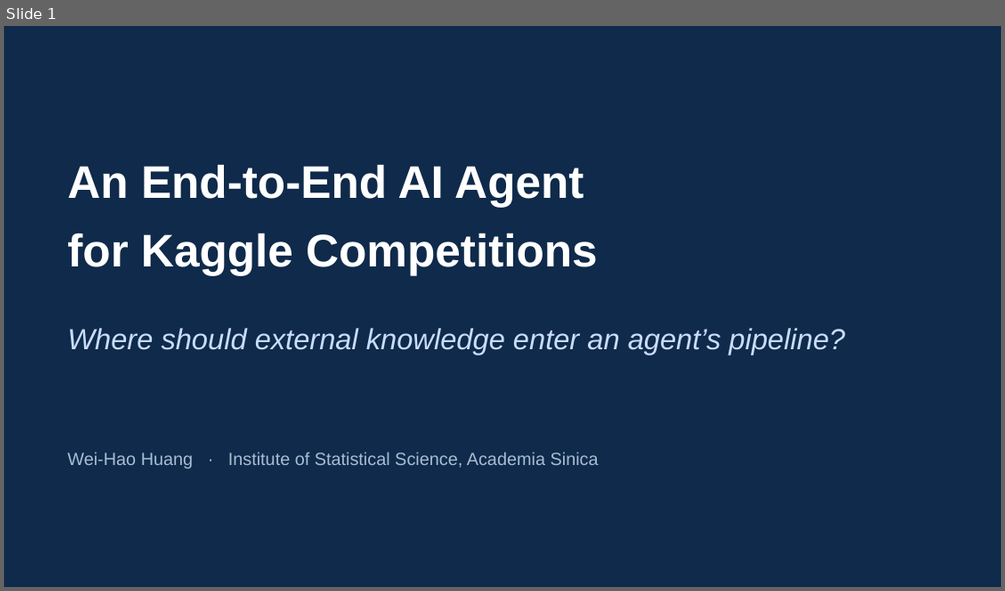
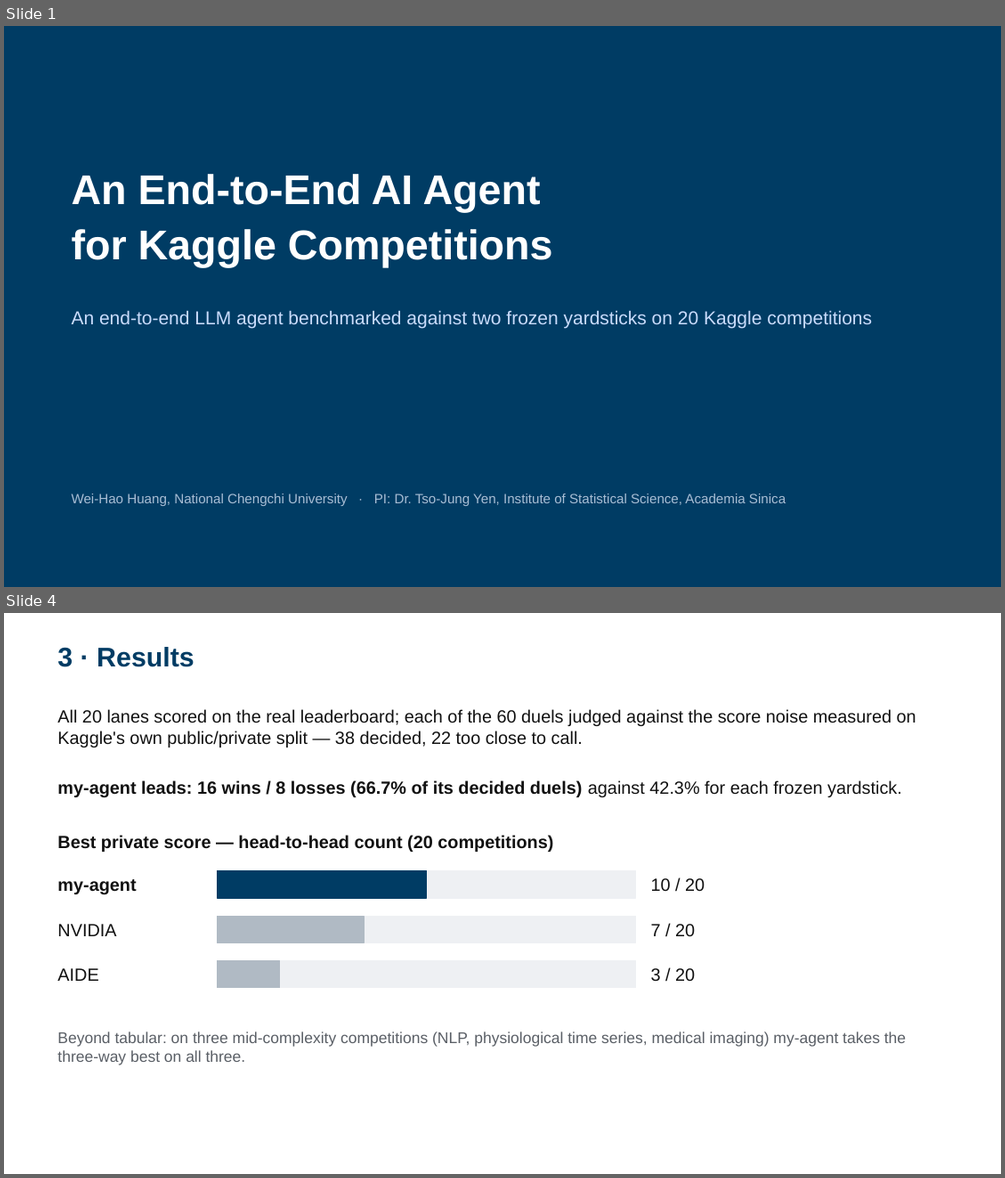
Before and after one commit to 930731haohao-afk/kaggle-agent, a slide deck: docs/presentation/slides_4min.pptx. Shown one above the other, each under a label of ours: slide 1 before the commit, slides 1 and 4 after it; the slides between them are not shown. The pictures are 1005x591 and 1005x1178 pixels, drawn with LibreOffice and Linux fonts; fonts in the diff are those of the drawing. Boxes give left, top, right and bottom in pixels: in the first picture for what was removed or moved away, otherwise in the second. Text is boxed around its words. In the diff, an @@ line names an element or a change of style, - is before the commit and + after.

```diff
--- a/docs/presentation/slides_4min.pptx
+++ b/docs/presentation/slides_4min.pptx
@@ slide 4 added at bbox=[4, 613, 1001, 1174], background #FFFFFF @@
@@ text added at bbox=[57, 647, 194, 667], 26 pt, text #003C64, bold @@
+3 · Results
@@ text added at bbox=[57, 709, 916, 747], 17 pt, text #111111 @@
+All 20 lanes scored on the real leaderboard; each of the 60 duels judged against the score noise measured on Kaggle's own public/private split — 38 decided, 22 too close to call.
@@ text added at bbox=[57, 780, 902, 797], 17 pt, text #111111, bold @@
+my-agent leads: 16 wins / 8 losses (66.7% of its decided duels) against 42.3% for each frozen yardstick.
@@ text added at bbox=[57, 835, 553, 852], 17 pt, text #111111, bold @@
+Best private score — head-to-head count (20 competitions)
@@ text added at bbox=[57, 879, 136, 895], 17 pt, text #111111, bold @@
+my-agent
@@ rectangle added at bbox=[217, 871, 636, 898], fill #EEF0F3, outline #EEF0F3 1 pt @@
@@ rectangle added at bbox=[217, 871, 427, 898], fill #003C64, outline #003C64 1 pt @@
@@ text added at bbox=[651, 878, 704, 892], 17 pt, text #111111 @@
+10 / 20
@@ text added at bbox=[57, 924, 116, 936], 17 pt, text #111111 @@
+NVIDIA
@@ rectangle added at bbox=[217, 916, 636, 943], fill #EEF0F3, outline #EEF0F3 1 pt @@
@@ rectangle added at bbox=[217, 916, 364, 943], fill #B0BAC4, outline #B0BAC4 1 pt @@
@@ text added at bbox=[651, 924, 695, 937], 17 pt, text #111111 @@
+7 / 20
@@ text added at bbox=[57, 968, 98, 981], 17 pt, text #111111 @@
+AIDE
@@ rectangle added at bbox=[217, 961, 636, 988], fill #EEF0F3, outline #EEF0F3 1 pt @@
@@ rectangle added at bbox=[217, 961, 280, 988], fill #B0BAC4, outline #B0BAC4 1 pt @@
@@ text added at bbox=[651, 968, 695, 981], 17 pt, text #111111 @@
+3 / 20
@@ text added at bbox=[57, 1031, 906, 1065], 15 pt, text #5A5F66 @@
+Beyond tabular: on three mid-complexity competitions (NLP, physiological time series, medical imaging) my-agent takes the three-way best on all three.
@@ slide 1 changed as well @@
@@ background #0F2A4A to #003C64 @@
@@ text "An End-to-End AI Agent": place and size @@
-text "An End-to-End AI Agent" at bbox=[67, 164, 598, 275]
+text "An End-to-End AI Agent" at bbox=[72, 174, 553, 267]
@@ text "An End-to-End AI Agent" at bbox=[72, 174, 553, 267]: size 44 to 40 pt; line spacing 1.25 to 1.1 @@
@@ text at bbox=[72, 310, 872, 329]: text changed; size 28 to 18 pt; italic off @@
-Where should external knowledge enter an agent’s pipeline?
+An end-to-end LLM agent benchmarked against two frozen yardsticks on 20 Kaggle competitions
@@ text at bbox=[72, 493, 785, 506]: text changed; size 17 to 13 pt @@
-Wei-Hao Huang · Institute of Statistical Science, Academia Sinica
+Wei-Hao Huang, National Chengchi University · PI: Dr. Tso-Jung Yen, Institute of Statistical Science, Academia Sinica
```
Also in this commit, not shown: 4 other slides added, 5 slides removed, 10 other files.
